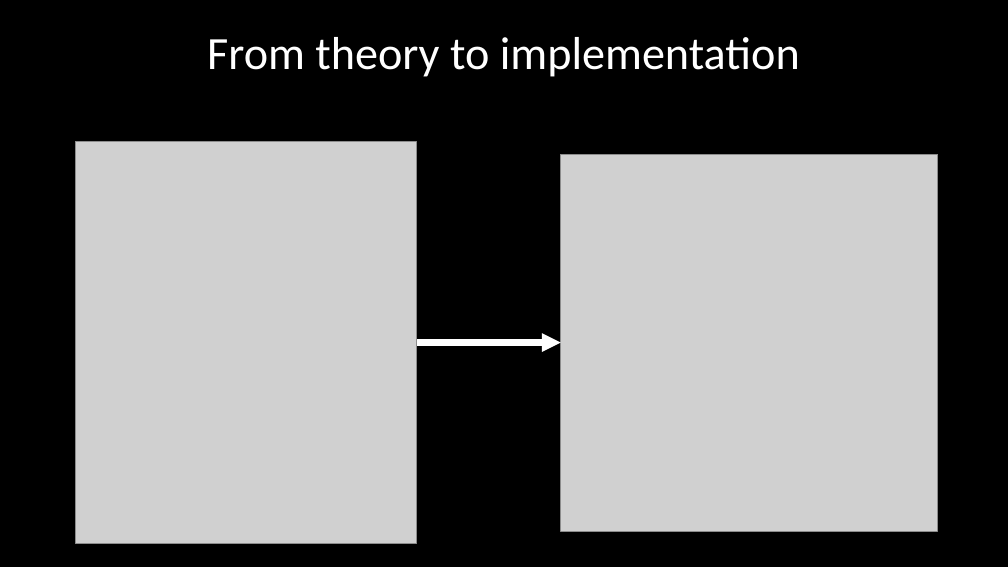
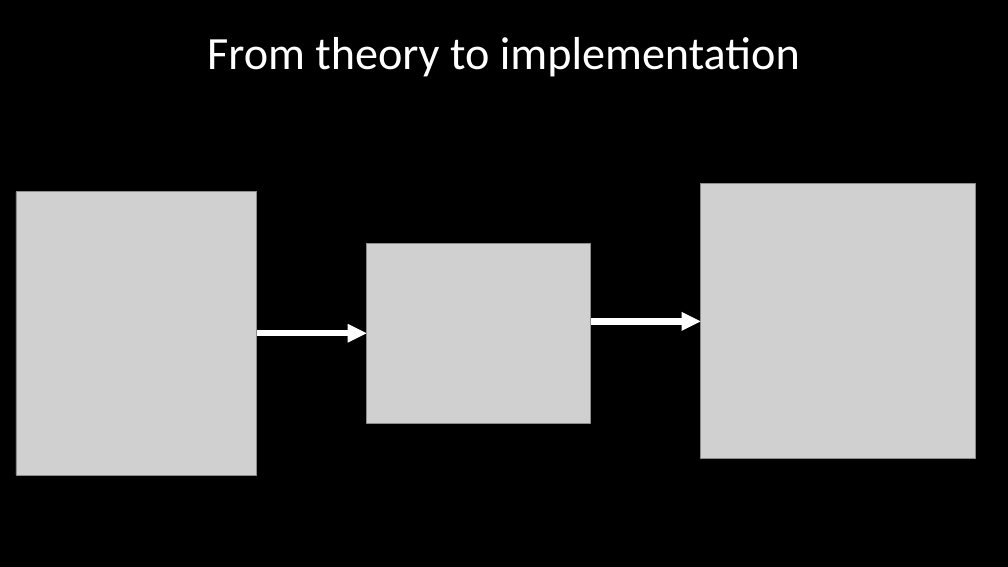
Before and after one commit to DeonRoos/stats-for-biologists, a slide deck: slide 2 of Lecture 5 - Cont LM/Slides/interpret_lm_cont.pptx. Drawn at 1008x567 pixels with LibreOffice and Linux fonts; fonts in the diff are those of the drawing; grey boxes stand for pictures. Boxes give left, top, right and bottom in pixels: in the first picture for what was removed or moved away, otherwise in the second. Text is boxed around its words. In the diff, an @@ line names an element or a change of style, - is before the commit and + after.

```diff
--- a/Lecture 5 - Cont LM/Slides/interpret_lm_cont.pptx
+++ b/Lecture 5 - Cont LM/Slides/interpret_lm_cont.pptx
@@ picture: place and size @@
-picture at [75,141,417,544]
+picture at [16,191,257,475]
@@ picture: place and size @@
-picture at [561,154,938,531]
+picture at [701,184,976,459]
@@ picture added at [367,243,591,423] @@
@@ arrow added from (591, 321) to (701, 321), #FFFFFF 6 pt @@
@@ arrow moved from (417, 343) - (561, 343) to (257, 333) - (367, 333) @@
```
Also in this commit, not shown: 4 other slides changed, 2 slides added, 2 other files.
